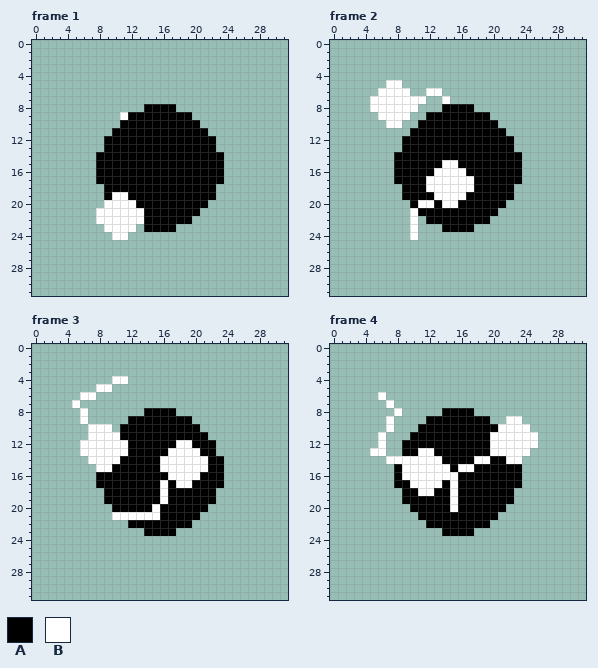
Two versions of one pixel-art file, Assets/Arts/Enemies/Boss/AncientOne/ATK1/ATK1Bullet/LHBulletFly.aseprite. Above, as it was before the edit.
32x32 pixels, 10 frames. Shown: frame 1, frame 2, frame 3, frame 4. The commit also changed other frames, which this record leaves out.
Visible layers, top first: "Layer 3", "Layer 2", "Layer 1".
Palette (. is transparent): A #000000  B #ffffff
Pixels before, frame 1, first column x 8:
 8 ......AAAA......
 9 ...BAAAAAAAA....
10 ...AAAAAAAAAA...
11 ..AAAAAAAAAAAA..
12 .AAAAAAAAAAAAAA.
13 .AAAAAAAAAAAAAA.
14 AAAAAAAAAAAAAAAA
15 AAAAAAAAAAAAAAAA
16 AAAAAAAAAAAAAAAA
17 AAAAAAAAAAAAAAAA
18 .AAAAAAAAAAAAAA.
19 .ABBAAAAAAAAAAA.
20 .BBBBAAAAAAAAA..
21 BBBBBBAAAAAAA...
22 BBBBBBAAAAAA....
23 .BBBB.AAAA......
24 ..BB............
Pixels before, frame 2, first column x 5:
 5 ..BB...............
 6 .BBBB..BB..........
 7 BBBBBBB..B.........
 8 BBBBBB...AAAA......
 9 .BBBB..AAAAAAAA....
10 ..BB..AAAAAAAAAA...
11 .....AAAAAAAAAAAA..
12 ....AAAAAAAAAAAAAA.
13 ....AAAAAAAAAAAAAA.
14 ...AAAAAAAAAAAAAAAA
15 ...AAAAAABBAAAAAAAA
16 ...AAAAABBBBAAAAAAA
17 ...AAAABBBBBBAAAAAA
18 ....AAABBBBBBAAAAA.
19 ....AAAABBBBAAAAAA.
20 .....ABBABBAAAAAA..
21 .....BAAAAAAAAAA...
22 .....B.AAAAAAAA....
23 .....B...AAAA......
24 .....B.............
Pixels before, frame 3, first column x 5:
 4 .....BB............
 5 ...BB..............
 6 .BB................
 7 B..................
 8 .B.......AAAA......
 9 .B.....AAAAAAAA....
10 ..BBB.AAAAAAAAAA...
11 ..BBBBAAAAAAAAAAA..
12 .BBBBBBAAAAAABBAAA.
13 .BBBBBBAAAAABBBBAA.
14 ..BBBBAAAAABBBBBBAA
15 ...BBAAAAAABBBBBBAA
16 ...AAAAAAAAABBBBAAA
17 ...AAAAAAAABABBAAAA
18 ....AAAAAAABAAAAAA.
19 ....AAAAAAABAAAAAA.
20 .....AAAAABAAAAAA..
21 .....BBBBBBAAAAA...
22 .......AAAAAAAA....
23 .........AAAA......
Pixels before, frame 4, first column x 5:
 6 .B...................
 7 ..B..................
 8 ...B.....AAAA........
 9 ..B....AAAAAAAA..BB..
10 ..B...AAAAAAAAAABBBB.
11 .B...AAAAAAAAAABBBBBB
12 .B..AAAAAAAAAAABBBBBB
13 BB..AABBAAAAAAABBBBB.
14 ..BBBBBBBAAAABBAABB..
15 ...ABBBBBBABBAAAAAA..
16 ...ABBBBBBBAAAAAAAA..
17 ...AABBBBABAAAAAAAA..
18 ....AABBAABAAAAAAA...
19 ....AAAAAABAAAAAAA...
20 .....AAAAABAAAAAA....
21 ......AAAAAAAAAA.....
22 .......AAAAAAAA......
23 .........AAAA........
The result:
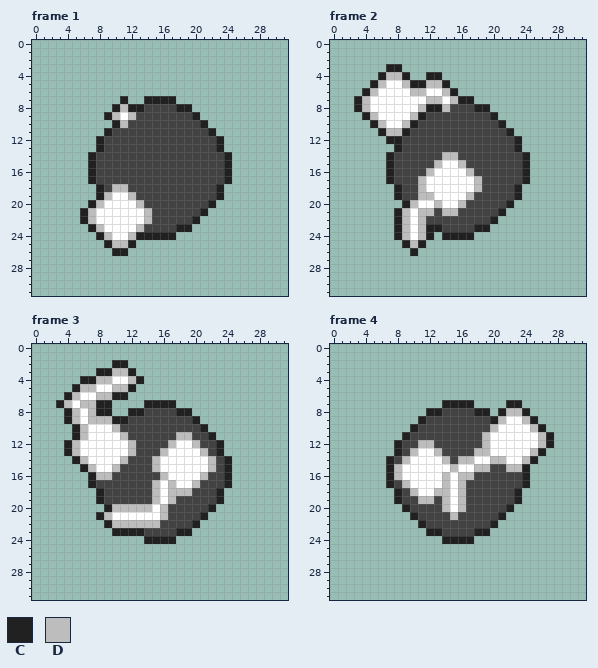
Colours new in this view: C #212121  D #bdbdbd
Diff:
layer "Group 1/Layer 1" added
layer "Group 1/Layer 2" added
layer "Group 1/Layer 3" added
layer "Flattened" added
layer "Layer 1" removed
layer "Layer 2" removed
colour A: #000000 -> #424242
Frame 1, layer "Flattened":
y 7: x 11 . -> C; x 14..17 .... -> CCCC
y 8: x 10..13 .... -> CDCC; x 18..19 .. -> CC
y 9: x 9..10 .. -> CD; x 12 A -> D; x 20 . -> C
y 10: x 10..11 .A -> CD; x 21 . -> C
y 11: x 9 . -> C; x 22 . -> C
y 12..13: x 8 . -> C; x 23 . -> C
y 14..17: x 7 . -> C; x 24 . -> C
y 18: x 8 . -> C; x 10..11 AA -> DD; x 23 . -> C
y 19: x 8..9 .A -> CD; x 12 A -> D; x 23 . -> C
y 20: x 7..8 .. -> CD; x 13 A -> D; x 22 . -> C
y 21: x 6..7 .. -> CD; x 14 A -> D; x 21 . -> C
y 22: x 6..7 .. -> CD; x 14 A -> D; x 20 . -> C
y 23: x 7..8 .. -> CD; x 13 . -> D; x 18..19 .. -> CC
y 24: x 8..9 .. -> CD; x 12..17 ...... -> DCCCCC
y 25: x 9..12 .... -> CDDC
y 26: x 10..11 .. -> CC
Frame 2, layer "Flattened":
y 3: x 7..8 .. -> CC
y 4: x 6..9 .... -> CDDC; x 12..13 .. -> CC
y 5: x 5..6 .. -> CD; x 9..14 ...... -> DCCDDC
y 6: x 4..5 .. -> CD; x 10..11 .. -> DD; x 14..15 .. -> DC
y 7: x 3..4 .. -> CD; x 12..13 .. -> DD; x 15..17 ... -> DCC
y 8: x 3..4 .. -> CD; x 11..14 ...A -> DCCD; x 18..19 .. -> CC
y 9: x 4..5 .. -> CD; x 10..11 .. -> DC; x 20 . -> C
y 10: x 5..6 .. -> CD; x 9..10 .. -> DC; x 21 . -> C
y 11: x 6..9 .... -> CDDC; x 22 . -> C
y 12: x 7..8 .. -> CC; x 23 . -> C
y 13: x 8 . -> C; x 23 . -> C
y 14: x 7 . -> C; x 14..15 AA -> DD; x 24 . -> C
y 15: x 7 . -> C; x 13 A -> D; x 16 A -> D; x 24 . -> C
y 16: x 7 . -> C; x 12 A -> D; x 17 A -> D; x 24 . -> C
y 17: x 7 . -> C; x 11 A -> D; x 18 A -> D; x 24 . -> C
y 18: x 8 . -> C; x 11 A -> D; x 18 A -> D; x 23 . -> C
y 19: x 8 . -> C; x 11..12 AA -> DD; x 17 A -> D; x 23 . -> C
y 20: x 9..10 .A -> CD; x 13 A -> D; x 16 A -> D; x 22 . -> C
y 21: x 8..9 .. -> CD; x 11..12 AA -> DD; x 14..15 AA -> DD; x 21 . -> C
y 22: x 8..9 .. -> CD; x 11 . -> D; x 20 . -> C
y 23: x 8..9 .. -> CD; x 11..13 ... -> DCC; x 18..19 .. -> CC
y 24: x 8..9 .. -> CD; x 11..12 .. -> DC; x 14..17 .... -> CCCC
y 25: x 9..11 ... -> CDC
y 26: x 10 . -> C
Frame 3, layer "Flattened":
y 2: x 10..11 .. -> CC
y 3: x 8..12 ..... -> CCDDC
y 4: x 6..9 .... -> CCDD; x 12..13 .. -> DC
y 5: x 5..7 ... -> CDD; x 10..12 ... -> DDC
y 6: x 4..5 .. -> CD; x 8..11 .... -> DDCC
y 7: x 3..4 .. -> CD; x 6..9 .... -> DDCC; x 14..17 .... -> CCCC
y 8: x 4..5 .. -> CD; x 7..9 ... -> DCC; x 12..13 .. -> CC; x 18..19 .. -> CC
y 9: x 4..5 .. -> CD; x 7..11 ..... -> DDDCC; x 20 . -> C
y 10: x 5..6 .. -> CD; x 10 . -> D; x 21 . -> C
y 11: x 5..6 .. -> CD; x 11 A -> D; x 18..19 AA -> DD; x 22 . -> C
y 12: x 4..5 .. -> CD; x 12 A -> D; x 17 A -> D; x 20 A -> D; x 23 . -> C
y 13: x 4..5 .. -> CD; x 12 A -> D; x 16 A -> D; x 21 A -> D; x 23 . -> C
y 14: x 5..6 .. -> CD; x 11 A -> D; x 15 A -> D; x 22 A -> D; x 24 . -> C
y 15: x 6..7 .. -> CD; x 10 A -> D; x 15 A -> D; x 22 A -> D; x 24 . -> C
y 16: x 7..9 .AA -> CDD; x 16 A -> D; x 21 A -> D; x 24 . -> C
y 17: x 7 . -> C; x 15 A -> D; x 17 A -> D; x 20 A -> D; x 24 . -> C
y 18: x 8 . -> C; x 15 A -> D; x 17..19 AAA -> DDD; x 23 . -> C
y 19: x 8 . -> C; x 15 A -> D; x 17 A -> D; x 23 . -> C
y 20: x 9..14 .AAAAA -> CDDDDD; x 16 A -> D; x 22 . -> C
y 21: x 8..9 .. -> CD; x 16 A -> D; x 21 . -> C
y 22: x 9..15 ...AAAA -> CDDDDDD; x 20 . -> C
y 23: x 10..13 .... -> CCCC; x 18..19 .. -> CC
y 24: x 14..17 .... -> CCCC
Frame 4:
y 6: x 6 B -> .
y 7: x 7 B -> .; x 14..17 .... -> CCCC; x 22..23 .. -> CC
y 8: x 8 B -> .; x 12..13 .. -> CC; x 18..19 .. -> CC; x 21..24 .... -> CDDC
y 9: x 7 B -> .; x 11 . -> C; x 20..21 .. -> CD; x 24..25 .. -> DC
y 10: x 7 B -> .; x 10 . -> C; x 20 A -> D; x 25..26 .. -> DC
y 11: x 6 B -> .; x 9 . -> C; x 19 A -> D; x 26..27 .. -> DC
y 12: x 6 B -> .; x 8 . -> C; x 11..12 AA -> DD; x 19 A -> D; x 26..27 .. -> DC
y 13: x 5..6 BB -> ..; x 8 . -> C; x 10 A -> D; x 13 A -> D; x 18..19 AA -> DD; x 25..26 .. -> DC
y 14: x 7..9 BBB -> CAD; x 14 A -> D; x 16..17 AA -> DD; x 20..21 AA -> DD; x 24..25 .. -> DC
y 15: x 7..8 .A -> CD; x 15 A -> D; x 18..19 AA -> DD; x 22..24 AA. -> DDC
y 16: x 7..8 .A -> CD; x 14 B -> D; x 16..17 AA -> DD; x 24 . -> C
y 17: x 7 . -> C; x 9 A -> D; x 14 A -> D; x 16 A -> D; x 24 . -> C
y 18: x 8 . -> C; x 10 A -> D; x 13..14 AA -> DD; x 16 A -> D; x 23 . -> C
y 19: x 8 . -> C; x 11..12 AA -> DD; x 14 A -> D; x 16 A -> D; x 23 . -> C
y 20: x 9 . -> C; x 14 A -> D; x 16 A -> D; x 22 . -> C
y 21: x 10 . -> C; x 15 A -> D; x 21 . -> C
y 22: x 11 . -> C; x 20 . -> C
y 23: x 12..13 .. -> CC; x 18..19 .. -> CC
y 24: x 14..17 .... -> CCCC
Changed places in both pictures, as pixel boxes (x1, y1, x2, y2):
changed: (80, 96, 232, 256)
changed: (354, 64, 530, 256)
changed: (56, 360, 232, 544)
changed: (370, 392, 554, 544)
